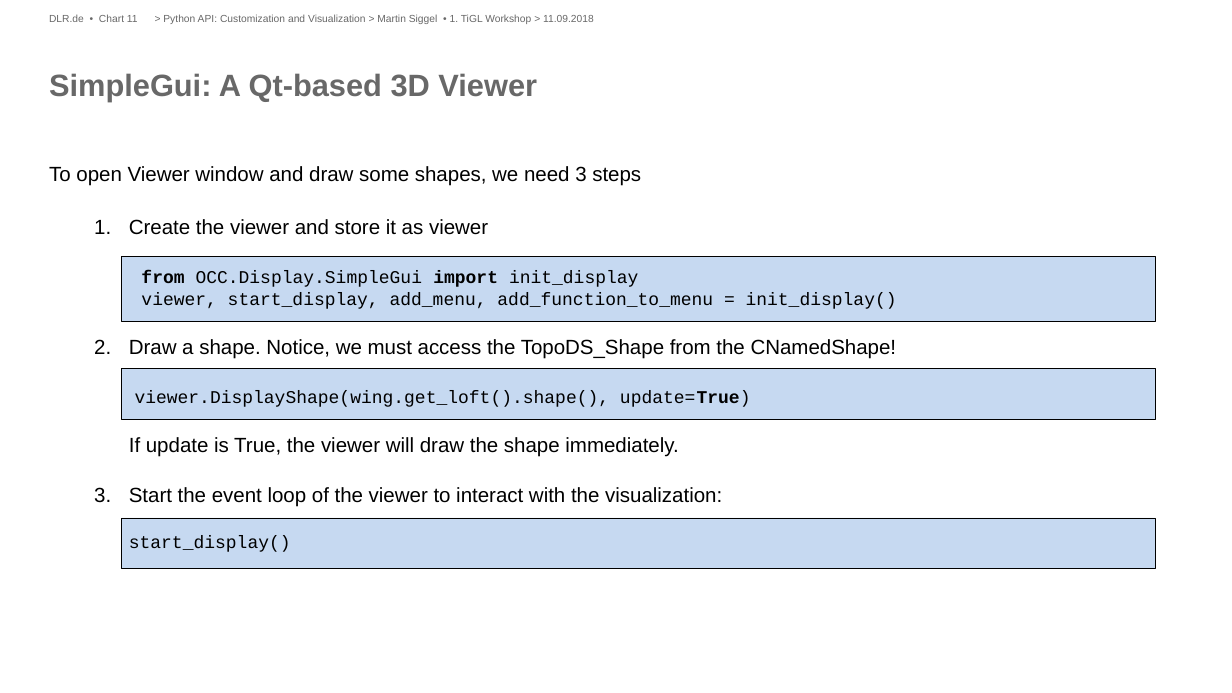
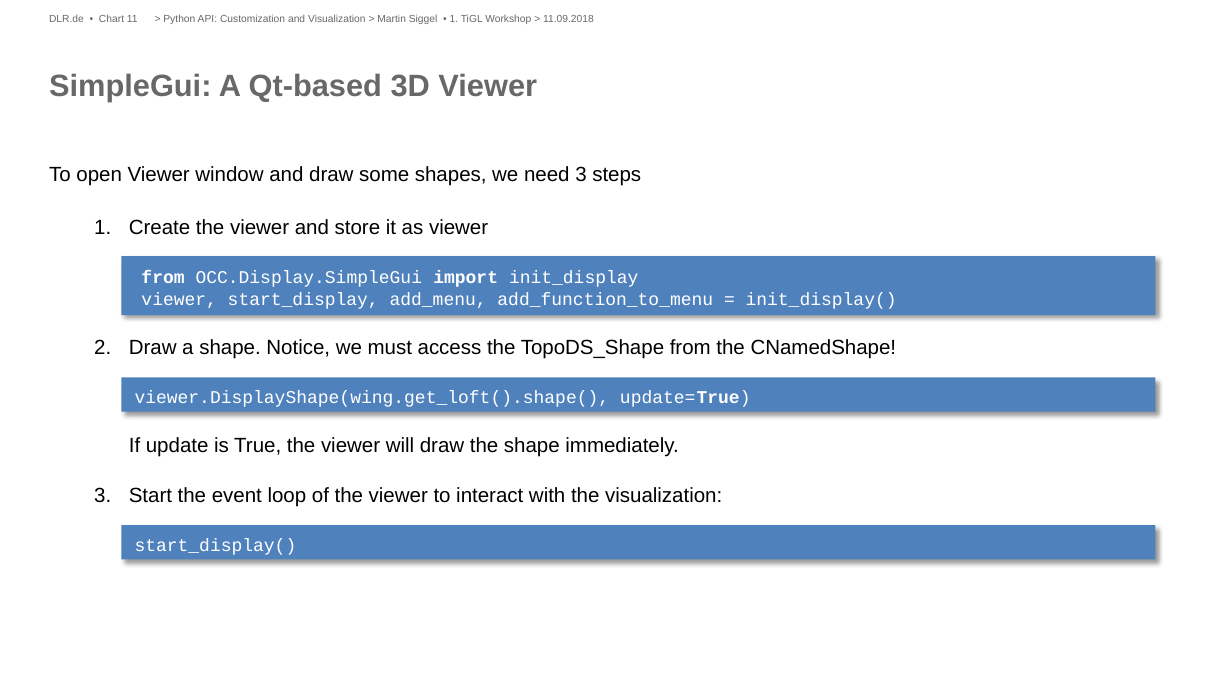
Before and after one commit to ganeshvivek/tigl-workshop, a slide deck: slide 11 of Presentations/Python API-Customization-Visualization.pptx. Drawn at 1232x693 pixels with LibreOffice and Linux fonts; fonts in the diff are those of the drawing; background and template pictures are left out. Boxes give left, top, right and bottom in pixels: in the first picture for what was removed or moved away, otherwise in the second. Text is boxed around its words. In the diff, an @@ line names an element or a change of style, - is before the commit and + after.

```diff
--- a/Presentations/Python API-Customization-Visualization.pptx
+++ b/Presentations/Python API-Customization-Visualization.pptx
@@ text at box(129, 219, 897, 555): text colour #000000 to #FFFFFF in "from OCC.Display.SimpleGui import init_display viewer, start ...", "viewer.DisplayShape(wing.get_loft().shape(), update=True)", "start_display()" @@
@@ fill #C6D9F1 to #4F81BD; outline #000000 0.75 pt to none; shadow on in 3 elements at box(121, 525, 1154, 560), box(121, 378, 1154, 412), box(121, 256, 1154, 315) @@
@@ rectangle: place and size @@
-rectangle at box(121, 256, 1154, 321)
+rectangle at box(121, 256, 1154, 315)
@@ rectangle: place and size @@
-rectangle at box(121, 368, 1154, 419)
+rectangle at box(121, 378, 1154, 412)
@@ rectangle: place and size @@
-rectangle at box(121, 518, 1154, 569)
+rectangle at box(121, 525, 1154, 560)
```
Also in this commit, not shown: 5 other slides changed, 3 other files.
